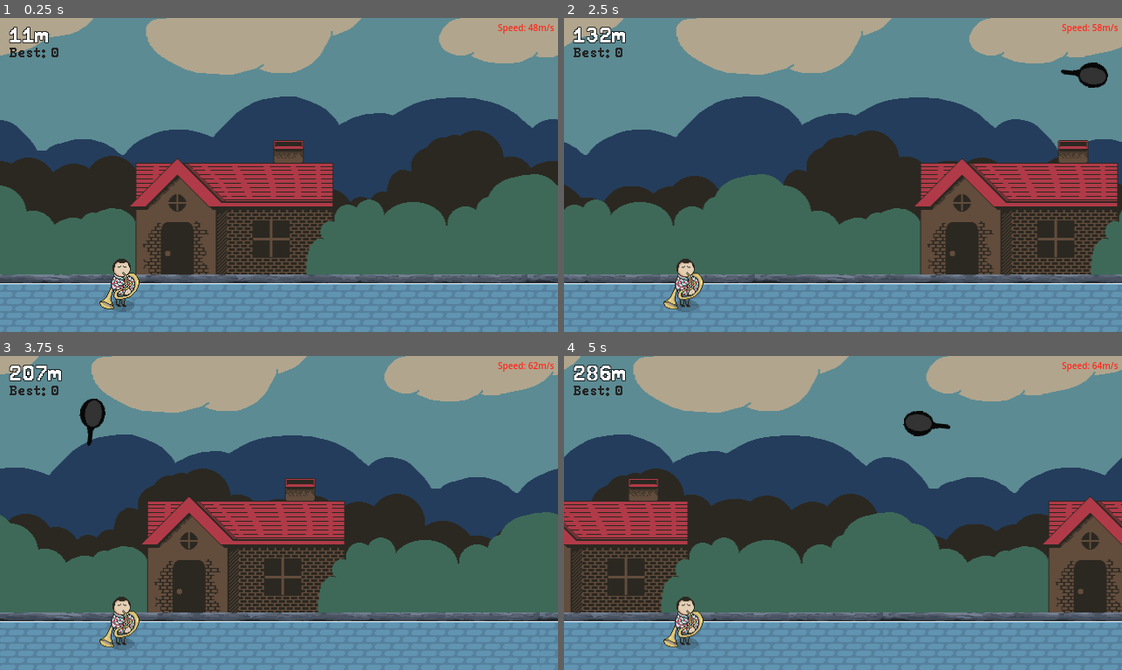
Above: before the commit, frames 1-4 (two rows, left to right).
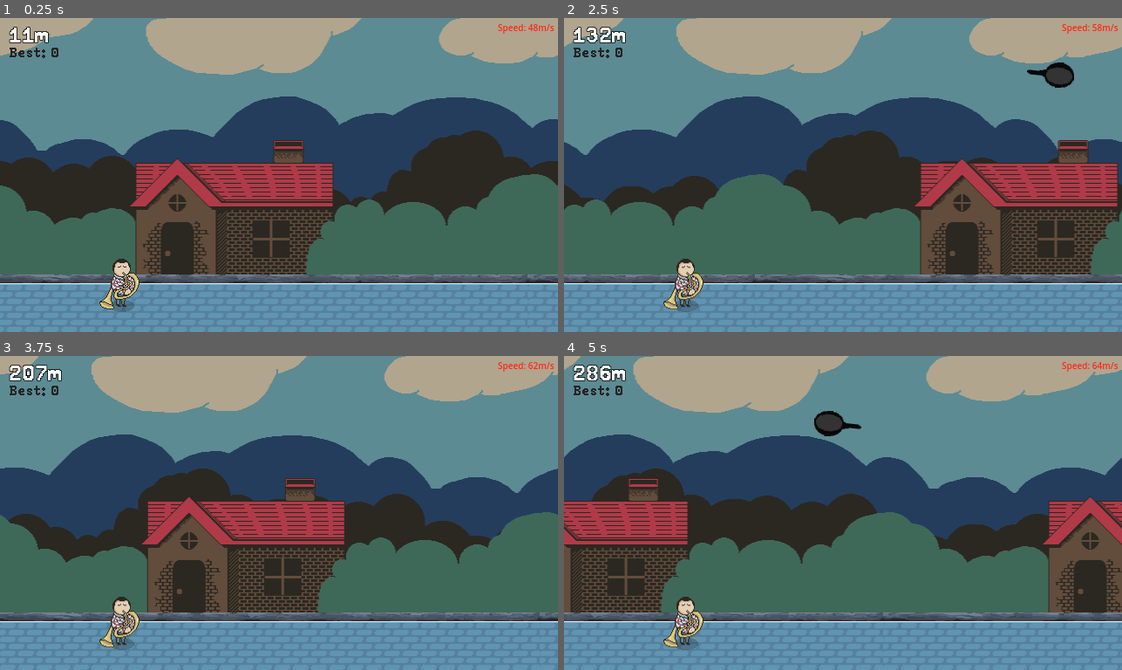
Above: after the commit, the same moments.

Repository: tiagonuneslx/the-sousaphone-guy
Game: Godot game, scene res://game.tscn
The game is run twice, just before and just after one commit, with the same random seed, the same clock (stepped at 60 frames per second) and the same inputs.
Inputs (mouse positions are in pixels of both pictures, inside the frame that each line leads up to):
- Up to frame 1 (0.25 s): no input
- Up to frame 2 (2.5 s): move the mouse to (965, 159) at 0.52 s; tap Space (start) at 0.6, 1.35, 2.1 s; click (965, 159) at 0.77 s; move the mouse to (731, 190) at 1.27 s; click (731, 190) at 1.52 s; move the mouse to (898, 105) at 2.02 s
- Up to frame 3 (3.75 s): move the mouse to (251, 575) at 2.77 s; tap Space (start) at 2.85, 3.6 s; click (251, 575) at 3.02 s; move the mouse to (446, 560) at 3.52 s
- Up to frame 4 (5 s): click (1010, 560) at 3.77 s; move the mouse to (675, 465) at 4.27 s; tap Space (start) at 4.35 s; click (675, 465) at 4.52 s

The runs differ from the first frame. In frame 1, less than 0.1% of the frame differs, in the area x 19-23%, y 89-93%; in frame 2, 0.8%; in frame 3, 0.4%; in frame 4, 0.8%, in the area x 19-70%, y 17-93%.

Commit message:
Frying pan obstacle now increases velocity based on game scroll speed, fixed shadow overlapping player and obstacles

Diff:
--- a/frying_pan_obstacle.gd
+++ b/frying_pan_obstacle.gd
@@ -1,11 +1,13 @@
 extends Node2D
 class_name FryingPanObstacle
 
-var velocity := Vector2.LEFT * 400
+
+@export var base_speed := 260.0
 
 
 func _process(delta: float) -> void:
 	rotate(-2*PI * delta)
+	var velocity := Vector2.LEFT * (base_speed + Global.get_game().scroll_speed * 1.2)
 	position += velocity * delta
 
 
--- a/game.gd
+++ b/game.gd
@@ -10,6 +10,9 @@
 @onready var ground: Node2D = $Ground
 @onready var ceiling: Node2D = $Ceiling
 
+@export var base_scroll_speed := 140.0
+var scroll_speed: float
+
 var best_score: int = 0
 
 func _ready() -> void:
--- a/play_state.gd
+++ b/play_state.gd
@@ -4,8 +4,6 @@
 const KEY = "Play"
 
 var distance_px: float
-var base_scroll_speed := 140.0
-var scroll_speed: float
 var score: int
 
 func _init() -> void:
@@ -15,7 +13,7 @@
 	print_debug(get_parent().name + "." + KEY + ".enter()")
 	game.background.scroll_offset.x = 0
 	distance_px = 0
-	scroll_speed = base_scroll_speed
+	Global.get_game().scroll_speed = Global.get_game().base_scroll_speed
 	score = 0
 	game.obstacle_spawner.clear_obstacles()
 	game.obstacle_spawner.start_spawning()
@@ -30,13 +28,13 @@
 
 func process(_delta: float) -> void:
 	distance_px = abs(game.background.scroll_offset.x)
-	scroll_speed = base_scroll_speed + pow(5*distance_px, .5)
-	game.background.scroll_speed = scroll_speed
+	Global.get_game().scroll_speed = Global.get_game().base_scroll_speed + pow(5*distance_px, .5)
+	game.background.scroll_speed = Global.get_game().scroll_speed
 	var distance_meters = distance_px * 5.0/16.0
 	score = int(round(distance_meters))
 	game.gui.distance_label.text = str(score) + "m"
 	if(OS.has_feature('debug')):
-		game.gui.debug_control_group.speed_label.text = "Speed: " + str(snapped(scroll_speed * 5.0/16.0, 2)) + "m/s"
+		game.gui.debug_control_group.speed_label.text = "Speed: " + str(snapped(Global.get_game().scroll_speed * 5.0/16.0, 2)) + "m/s"
 
 
 func physics_process(_delta: float) -> void:
--- a/shadow.tscn
+++ b/shadow.tscn
@@ -3,5 +3,5 @@
 [ext_resource type="Script" uid="uid://can1fqq6g183r" path="res://shadow.gd" id="1_6pqxc"]
 
 [node name="Shadow" type="Node2D"]
-z_index = 1
+z_index = -1
 script = ExtResource("1_6pqxc")
